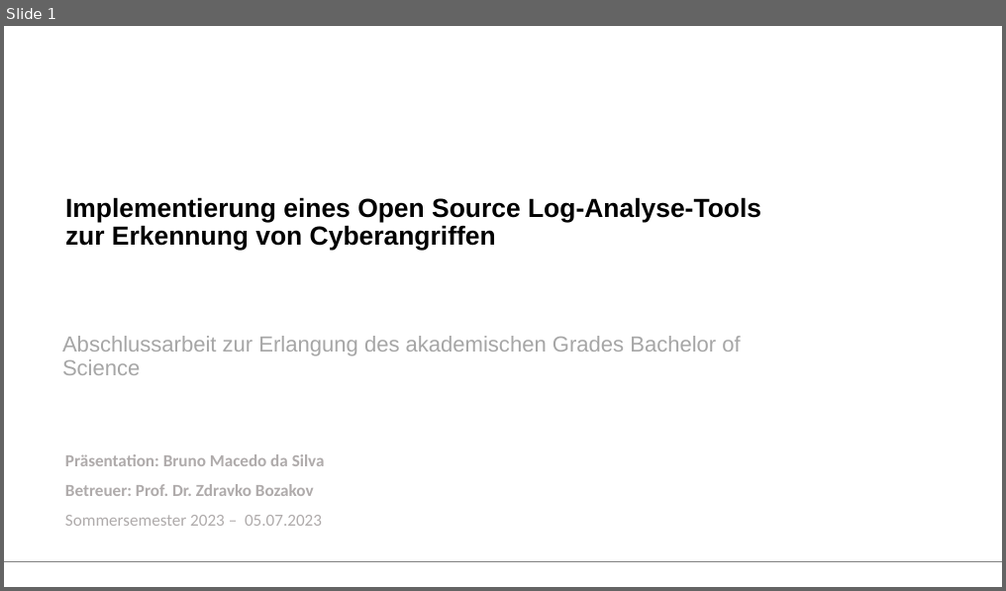
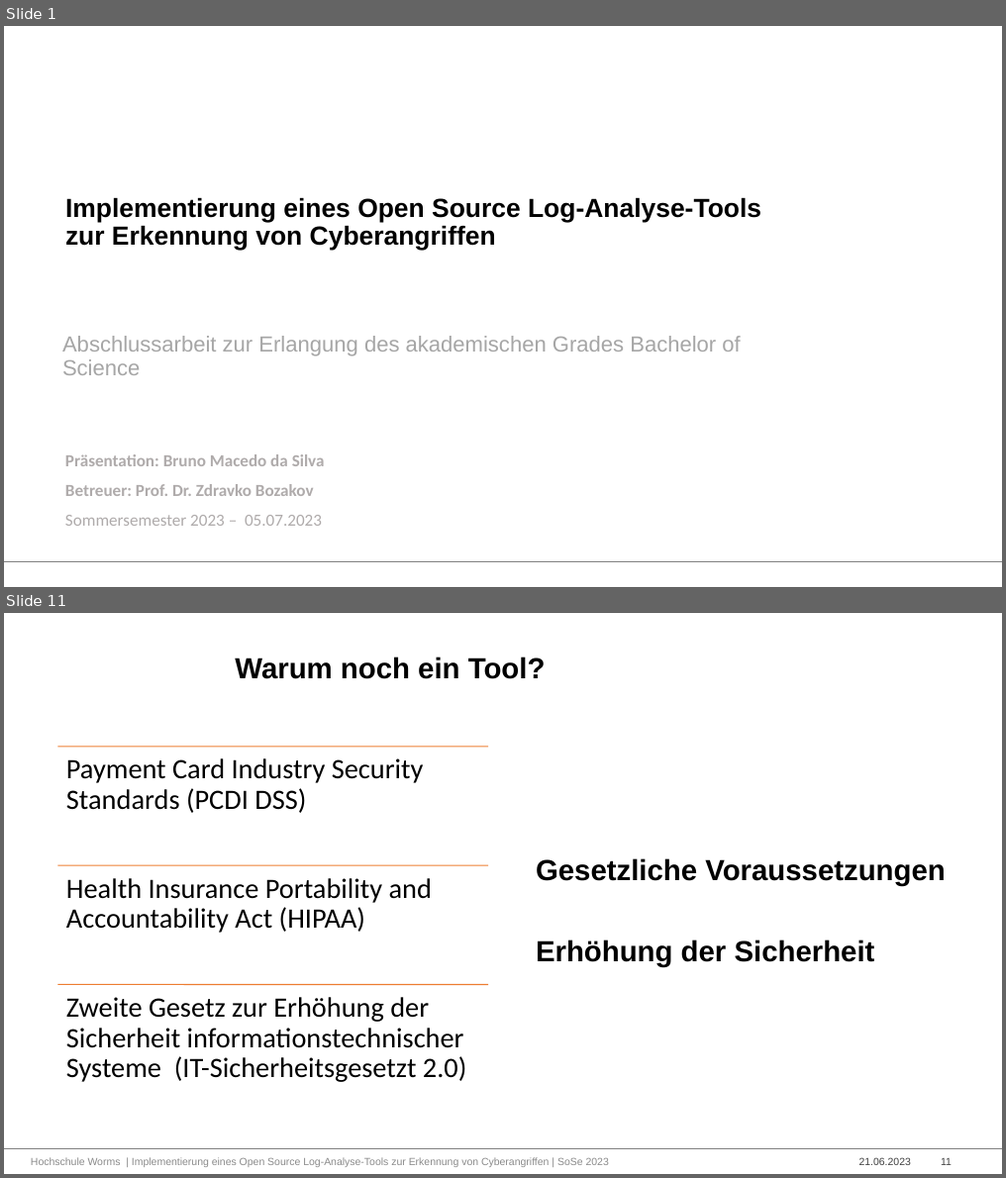
Before and after one commit to Bruno-Macedo/Praxisbericht_Bacherloarbeit, a slide deck: Macedo_da_Silva_Bruno_BA-Praesentation.pptx. Shown one above the other, each under a label of ours: slide 1 before the commit, slides 1 and 11 after it; the slides between them are not shown. The pictures are 1006x591 and 1006x1178 pixels, drawn with LibreOffice and Linux fonts; fonts in the diff are those of the drawing; background and template pictures are left out. Boxes give left, top, right and bottom in pixels: in the first picture for what was removed or moved away, otherwise in the second. Text is boxed around its words. In the diff, an @@ line names an element or a change of style, - is before the commit and + after.

```diff
--- a/Macedo_da_Silva_Bruno_BA-Praesentation.pptx
+++ b/Macedo_da_Silva_Bruno_BA-Praesentation.pptx
@@ slide 11 added at [4,613,1002,1174], background #FFFFFF; not listed: 1 template element that a slide beside it also shows @@
@@ title added at [235,657,546,679], 28 pt, text #000000, bold @@
+Warum noch ein Tool?
@@ text added at [536,859,945,886], 28 pt, text #000000, bold @@
+Gesetzliche Voraussetzungen
@@ text added at [536,940,875,967], 28 pt, text #000000, bold @@
+Erhöhung der Sicherheit
@@ group added at [57,747,488,1082]: 3 lines, 3 texts @@
+Payment Card Industry Security Standards (PCDI DSS)
+Health Insurance Portability and Accountability Act (HIPAA)
+Zweite Gesetz zur Erhöhung der Sicherheit informationstechnischer Systeme (IT-Sicherheitsgesetzt 2.0)
@@ text added at [31,1157,609,1167], 10 pt, text #8C8C8C @@
+Hochschule Worms | Implementierung eines Open Source Log-Analyse-Tools zur Erkennung von Cyberangriffen | SoSe 2023
@@ text added at [859,1157,911,1165], 10 pt, text #404040 @@
+21.06.2023
@@ page number added at [941,1158,951,1165], 10 pt, text #404040 @@
+11
```
Also in this commit, not shown: 10 slides changed, 9 other slides added, 1 other file.
